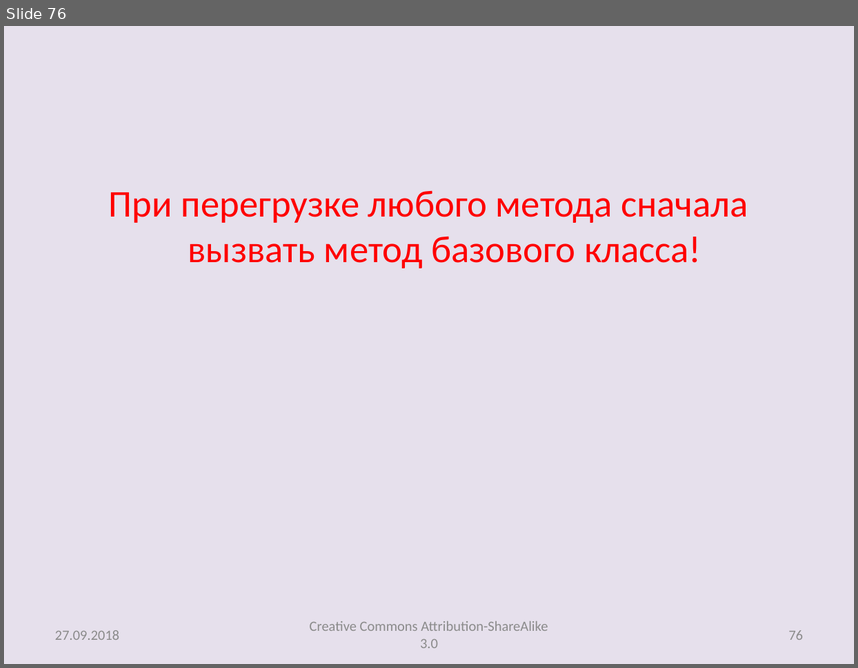
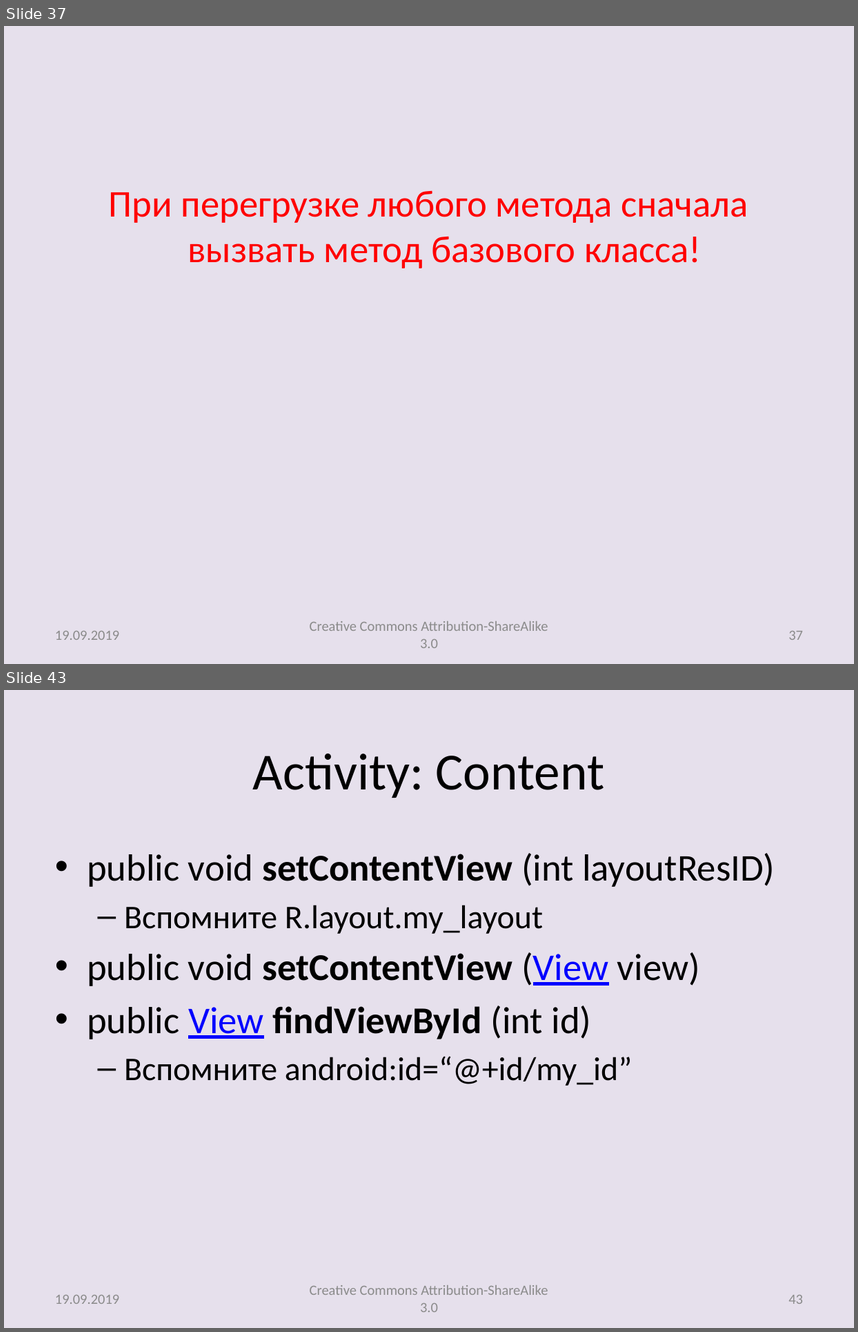
Before and after one commit to andrei-kuznetsov/android-lectures, a slide deck: lectures/Lecture003_AltRes_Activity.pptx. Shown one above the other, each under a label of ours: slide 76 before the commit, slides 37 and 43 after it; the slides between them are not shown. The pictures are 858x668 and 858x1332 pixels, drawn with LibreOffice and Linux fonts; fonts in the diff are those of the drawing. Boxes give left, top, right and bottom in pixels: in the first picture for what was removed or moved away, otherwise in the second. Text is boxed around its words. In the diff, an @@ line names an element or a change of style, - is before the commit and + after.

```diff
--- a/lectures/Lecture003_AltRes_Activity.pptx
+++ b/lectures/Lecture003_AltRes_Activity.pptx
@@ slide 43 added at [4, 690, 854, 1328], background #E6E0EC @@
@@ title added at [253, 753, 605, 798], 44 pt, text #000000 @@
+Activity: Content
@@ text added at [87, 853, 775, 1085], 32 pt, text #000000 @@
+• public void setContentView (int layoutResID)
+  – Вспомните R.layout.my_layout
+• public void setContentView (View view)
+• public View findViewById (int id)
+  – Вспомните android:id=“@+id/my_id”
@@ text added at [310, 1285, 548, 1312], 12 pt, text #8C8C8C @@
+Creative Commons Attribution-ShareAlike 3.0
@@ text added at [55, 1294, 119, 1303], 12 pt, text #8C8C8C @@
+19.09.2019
@@ page number added at [789, 1294, 803, 1303], 12 pt, text #8C8C8C @@
+43
@@ what was slide 76 is now slide 37 @@
@@ slide 37 changed as well @@
@@ text at [55, 630, 119, 639]: text changed @@
-27.09.2018
+19.09.2019
@@ page number at [789, 630, 803, 639]: text changed @@
-76
+37
```
Also in this commit, not shown: 76 other slides changed, 16 other slides added, 2 other files.
